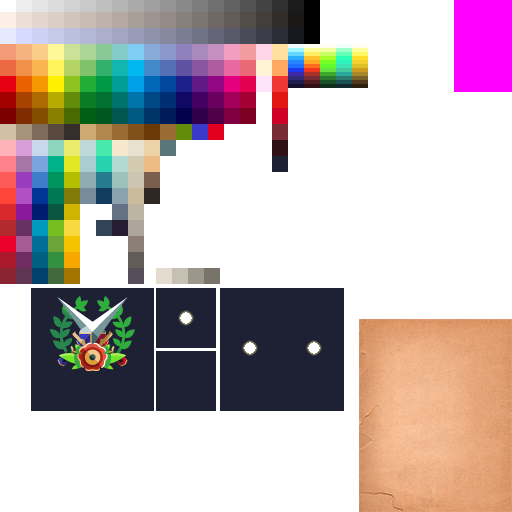
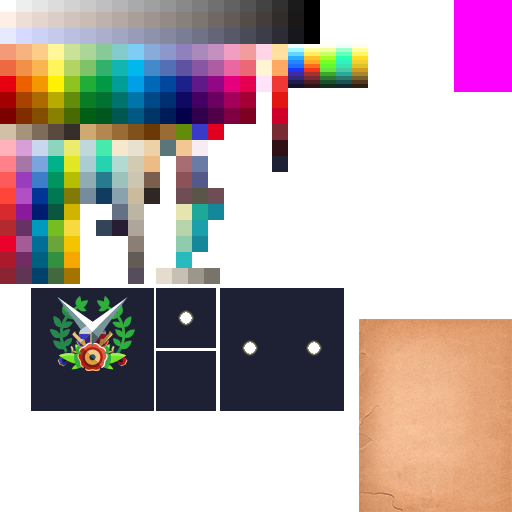
The second 512 × 512 image is a revision of the first. Changes to its layers:
added layer "Layer 4 copy" above "Layer 4" over (176, 140, 224, 268)
renamed "andrew-buchanan-zh4XakpEu6s-unsplash" to "Palette", hid it, moved it above "Layer 8 copy 13", painted on it over (176, 140, 224, 268)
removed layer "Layer 7" over (176, 140, 224, 268)
painted on "Layer 8 copy 13" over (176, 140, 224, 268)
